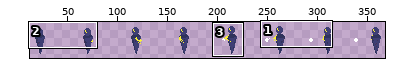
Sprite sheet, stored at Game Arts/guard/guard-attack-side.png. Above, an overview of the earlier version with the close-up marked.
Close-up. Before:
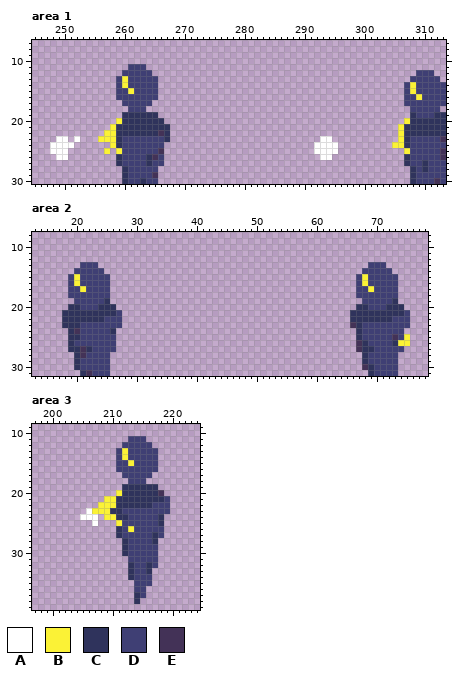
The file is 384x48 pixels. Shown: area 1: x 245..313, y 7..30; area 2: x 13..78, y 8..31; area 3: x 197..224, y 9..39. The wide view leaves out empty margins. The commit also changed other parts of the picture, which this record leaves out.
Palette (. is transparent): A #ffffff  B #fbf236  C #2f335c  D #3f3f74  E #433257
Once edited:
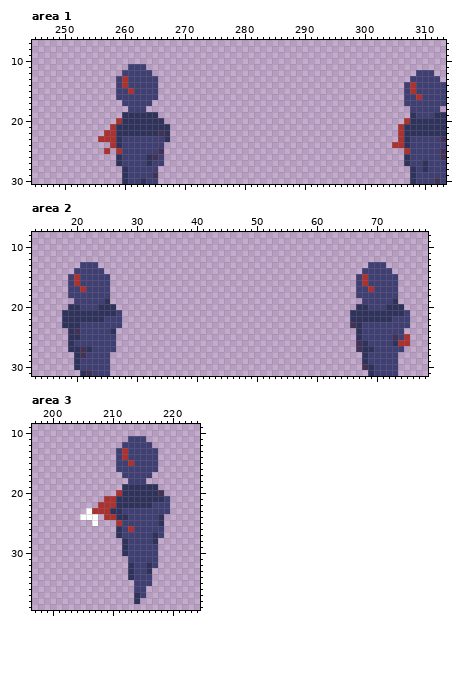
Diff:
Colour B changes from #fbf236 to #ac3232.
Area 1:
Colour A is gone in row 23 at x 249 to 250, 252 and 293 to 294; in row 24 at x 248 to 251 and 292 to 295; in row 25 at x 248 to 250 and 292 to 295; in row 26 at x 249 to 250 and 293 to 294.
Changed places in both close-ups, as pixel boxes (x1, y1, x2, y2):
changed: (122, 76, 134, 94)
changed: (392, 82, 422, 154)
changed: (50, 118, 122, 160)
erased: (314, 136, 338, 160)
changed: (74, 274, 86, 292)
changed: (362, 274, 374, 292)
changed: (398, 334, 410, 346)
changed: (92, 448, 134, 532)
